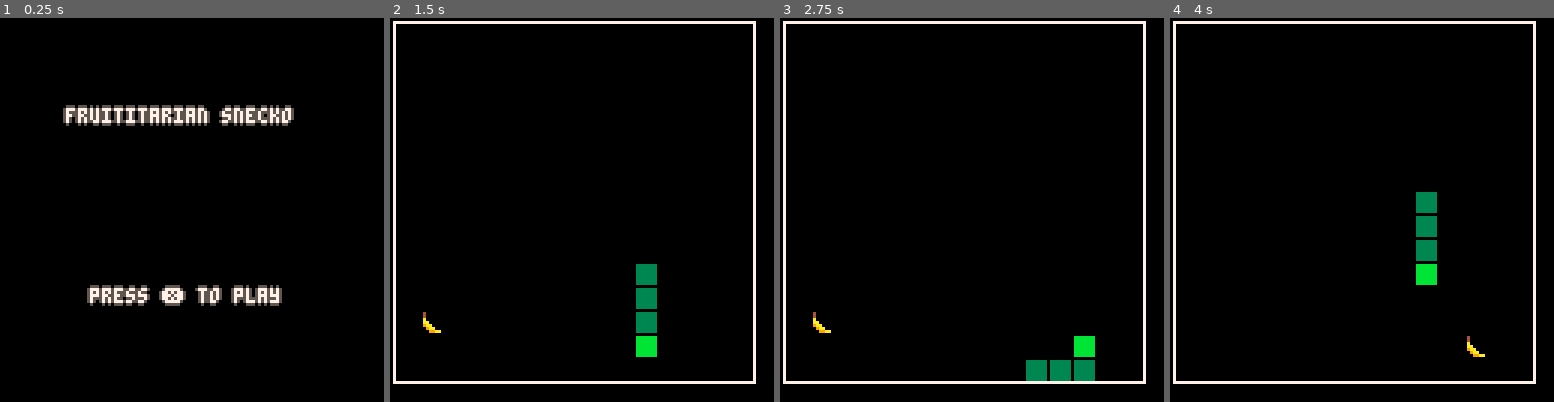
Above: before the commit, frames 1-4 (left to right).
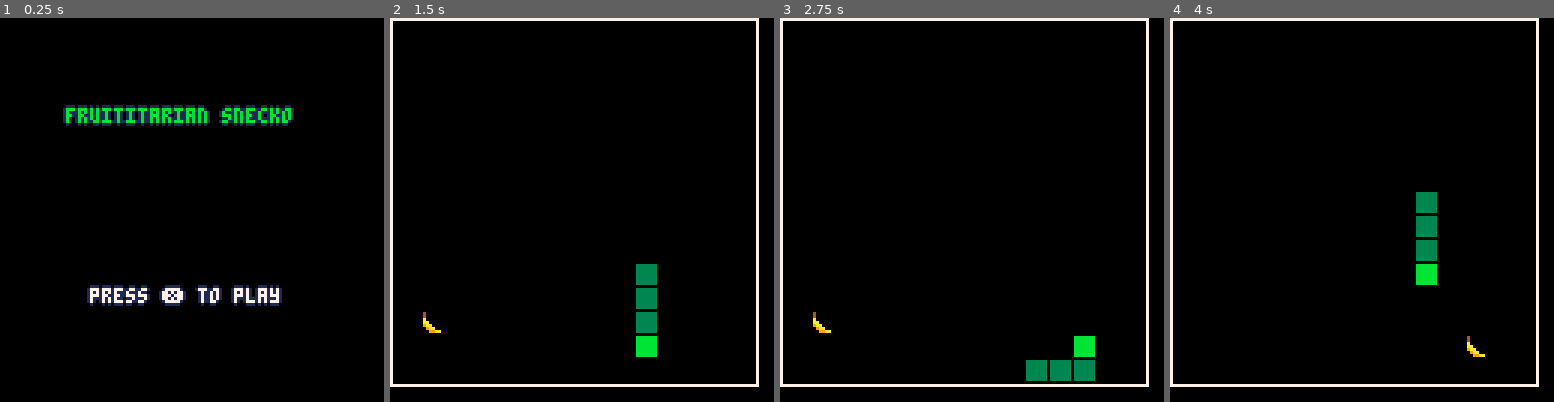
Above: after the commit, the same moments.

Repository: andrewedstrom/fruititarian-snecko
Game: PICO-8 cartridge snake.p8
The game is run twice, just before and just after one commit, with the same random seed, the same clock (stepped at 60 frames per second) and the same inputs.
Inputs:
- Up to frame 1 (0.25 s): no input
- Up to frame 2 (1.5 s): tap X (X key) at 0.33, 1.07 s; tap O (Z key) at 0.7 s
- Up to frame 3 (2.75 s): hold Right 1.6-2.1 s; tap O (Z key) at 1.7, 2.1, 2.5 s; tap X (X key) at 1.85 s; hold Up 2.15-2.42 s; hold Right from 2.47 s (still down)
- Up to frame 4 (4 s): tap O (Z key) at 2.9, 3.3, 3.7 s; tap X (X key) at 2.97 s; release Right at 3.03 s; hold Left 3.08-3.58 s; hold Down 3.63-3.97 s

The runs differ from the first frame. In frame 1, 3.8% of the frame differs, in the area x 16-77%, y 22-75%; in frame 2, 5.9%, in the area x 0-97%, y 0-97%; in frame 3, 5.9%; in frame 4, 5.9%.

Commit message:
slightly widen grid, add pretty outlines?

Diff:
--- a/snake.p8
+++ b/snake.p8
@@ -38,16 +38,16 @@
 function _draw()
     cls()
     if game_state=="menu" then
-        centered_print("fruititarian snecko",board_length*grid_size/2,board_length*grid_size/4,7,6)
-        centered_print("press \x97 to play", board_length*grid_size/2, 3*board_length*grid_size/4, 7, 6)
+        centered_print("fruititarian snecko",board_length*grid_size/2,board_length*grid_size/4,11,1)
+        centered_print("press \x97 to play", board_length*grid_size/2, 3*board_length*grid_size/4, 7, 1)
     else
         player:draw()
         fruit:draw()
         draw_board()
         if game_state=="game-over" then
-            centered_print("game over",board_length*grid_size/2,board_length*grid_size/4,7,6)
-            centered_print("final tail length was "..player.tail_length,board_length*grid_size/2,board_length*grid_size/4 +16,7,6)
-            centered_print("press \x97 to try again", board_length*grid_size/2, 3*board_length*grid_size/4, 7, 6)
+            centered_print("game over",board_length*grid_size/2,board_length*grid_size/4,7,1)
+            centered_print("final tail length:"..player.tail_length,board_length*grid_size/2,board_length*grid_size/4 +16,11,1)
+            centered_print("press \x97 to try again", board_length*grid_size/2, 3*board_length*grid_size/4, 7, 1)
         end
     end
 end
@@ -169,12 +169,12 @@
 end
 
 function draw_board()
-    rect(1,1,(board_length*grid_size)+1,(board_length*grid_size)+1,7)
+    rect(0,0,(board_length*grid_size)+2,(board_length*grid_size)+2,7)
 end
 
 -- fancy printing
-function centered_print(text,x,y,col)
-    outlined_print(text, x-#text*2, y, col, 5)
+function centered_print(text,x,y,col,outline_col)
+    outlined_print(text, x-#text*2, y, col, outline_col)
 end
 
 function outlined_print(text,x,y,col,outline_col)
